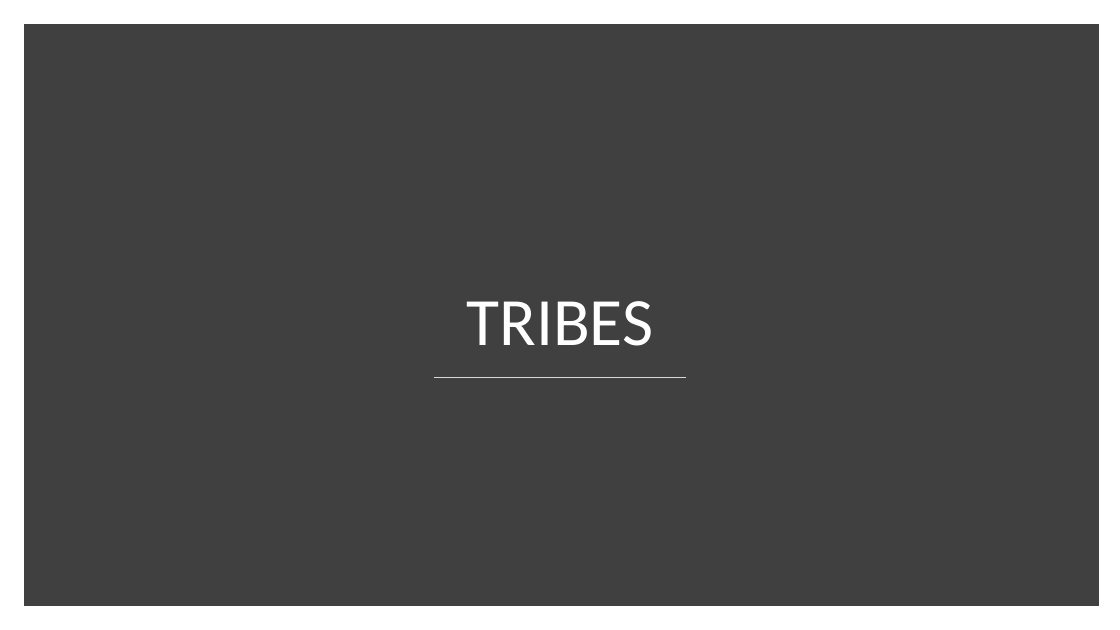
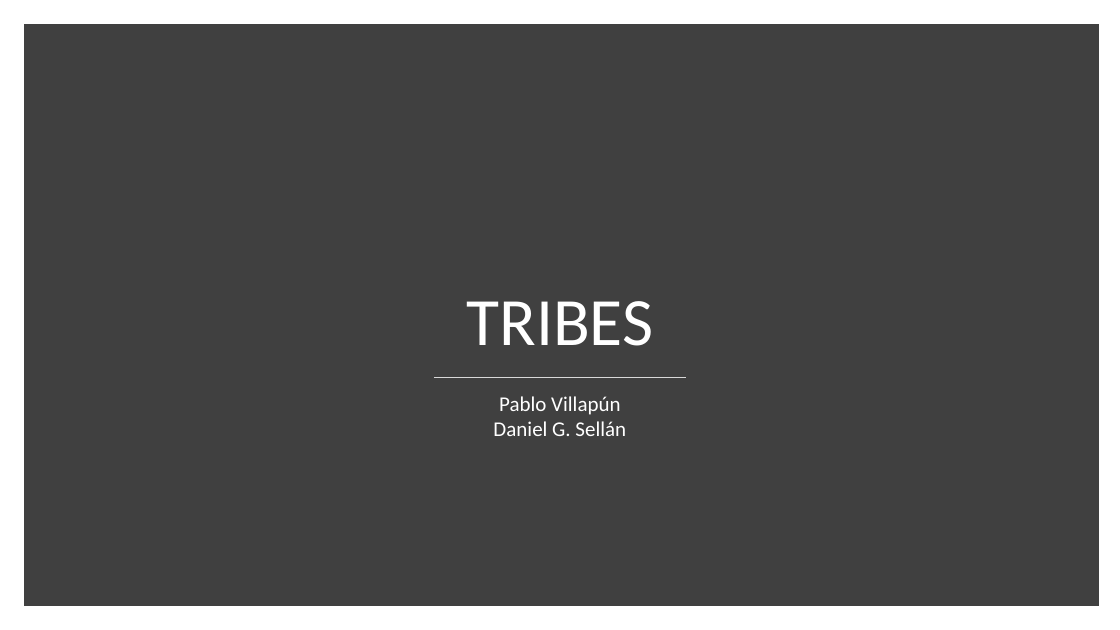
Before and after one commit to danielgsel/shiny-tribble, a slide deck: slide 1 of PresentacionH1/TRIBES.pptx. Drawn at 1120x630 pixels with LibreOffice and Linux fonts; fonts in the diff are those of the drawing. Boxes give left, top, right and bottom in pixels: in the first picture for what was removed or moved away, otherwise in the second. Text is boxed around its words. In the diff, an @@ line names an element or a change of style, - is before the commit and + after.

```diff
--- a/PresentacionH1/TRIBES.pptx
+++ b/PresentacionH1/TRIBES.pptx
@@ text added at (493,396,626,436), 18 pt, text #FFFFFF @@
+Pablo Villapún
+Daniel G. Sellán
```
Also in this commit, not shown: 1 other slide changed, 1 slide added, 2 other files.
